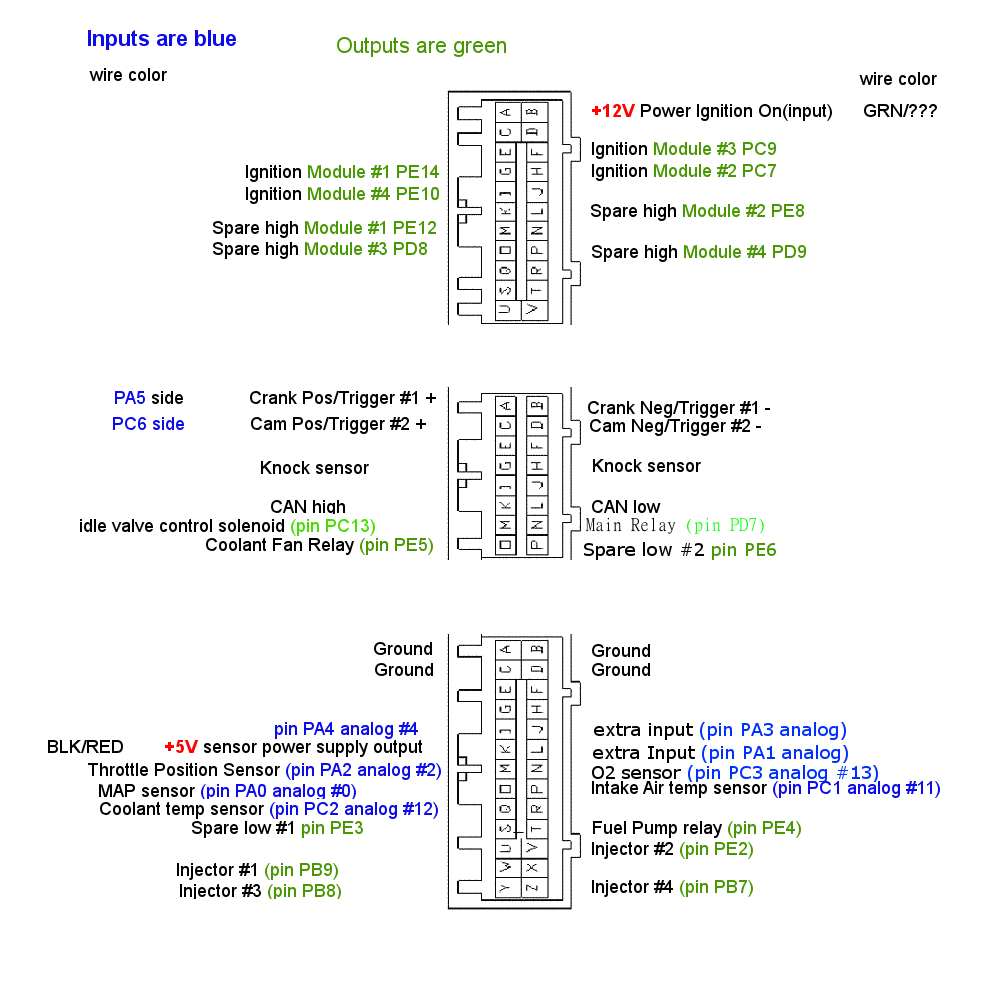
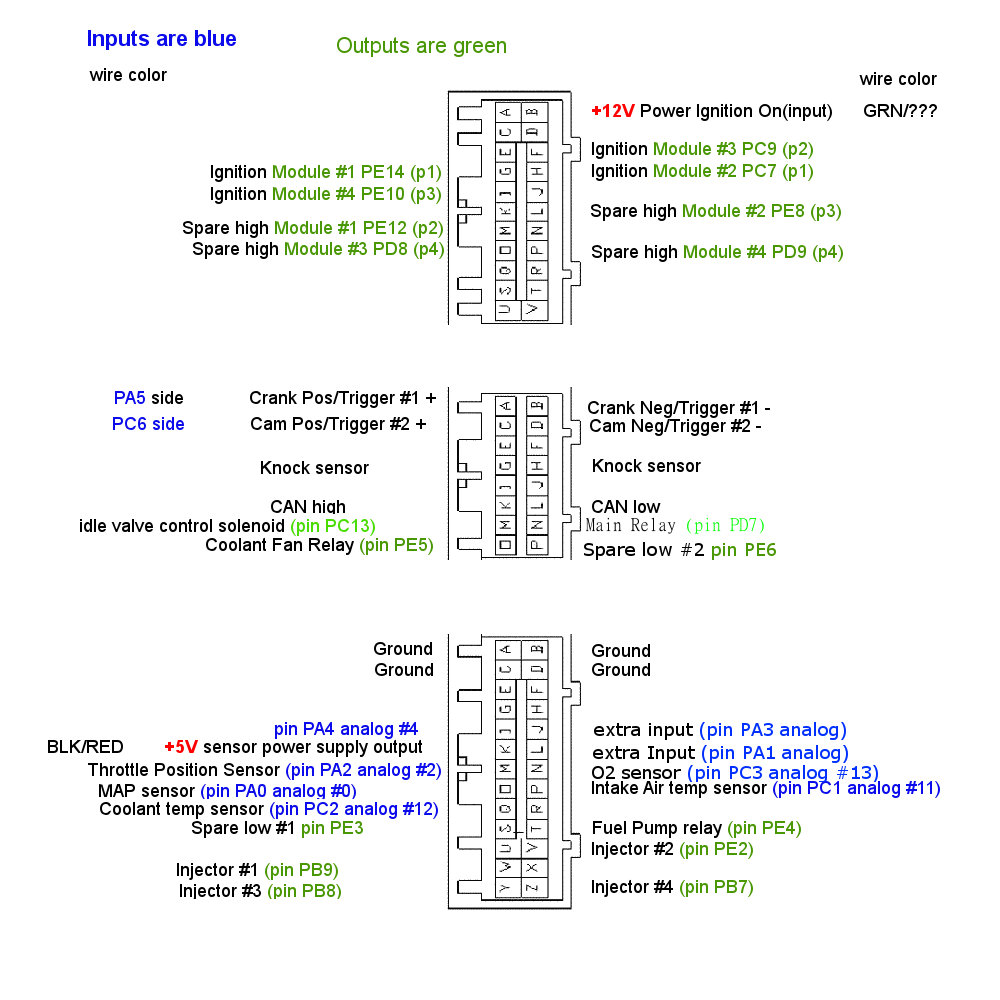
Comparing the layer stacks of the two 1000 x 1000 images. Changes:
renamed "Spare high Module #3 PD8" to "Spare high Module #3 PD8 (...", painted on it over [193, 242, 444, 259]
renamed "Spare high Module #4 PD9" to "Spare high Module #4 PD9 (p4)", painted on it over [813, 245, 843, 262]
renamed "Spare high Module #2 PE8" to "Spare high Module #2 PE8 (p3)", painted on it over [811, 204, 841, 221]
renamed "Spare high Module #1 PE12" to "Spare high Module #1 PE12 (p2)", painted on it over [183, 221, 443, 238]
renamed "Ignition Mo... #1" to "Ignition Module #4...", painted on it over [211, 186, 441, 204]
renamed "Ignition Mo..." to "Ignition Module #1...", painted on it over [211, 164, 441, 182]
painted on "Ignition Module ... #1" over [783, 142, 813, 159]
painted on "Ignition Module ..." over [783, 164, 813, 181]
